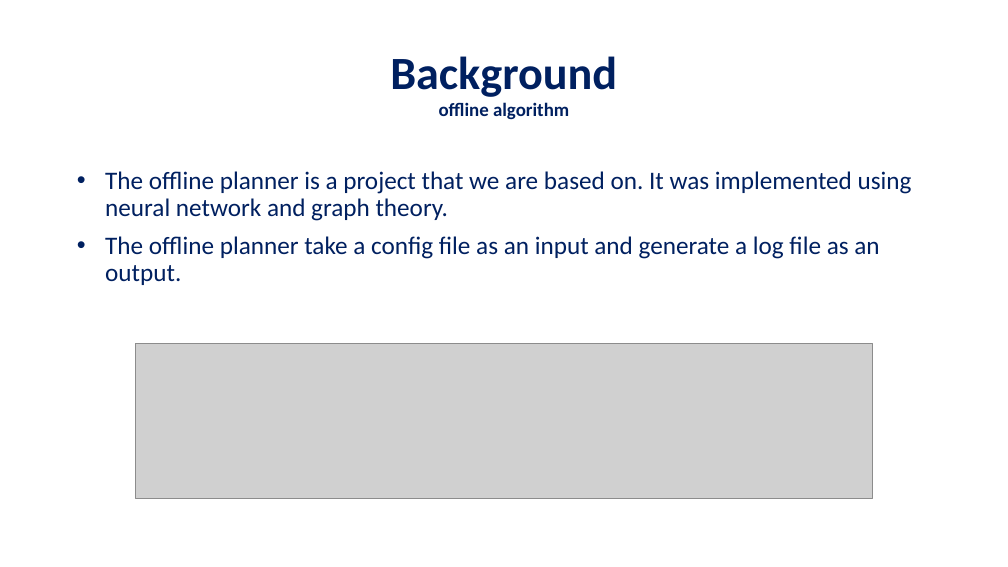
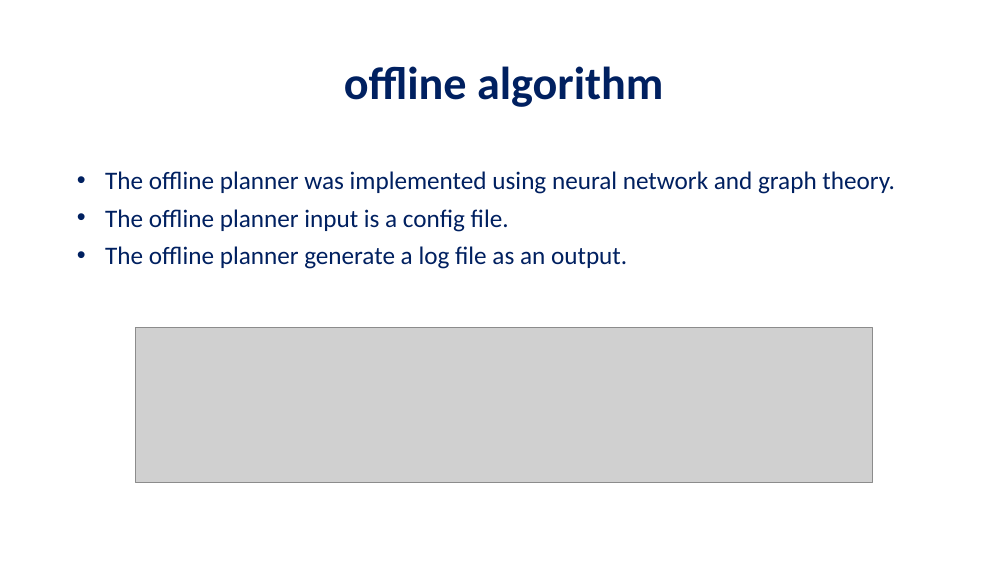
Before and after one commit to Cohen-Yoav/Project-A---Airport-Management, a slide deck: slide 4 of חומר עזר לפרויקט/project_A.pptx (slide 9 before the commit). Drawn at 1008x567 pixels with LibreOffice and Linux fonts; fonts in the diff are those of the drawing; grey boxes stand for pictures; background and template pictures are left out. Boxes give left, top, right and bottom in pixels: in the first picture for what was removed or moved away, otherwise in the second. Text is boxed around its words. In the diff, an @@ line names an element or a change of style, - is before the commit and + after.

```diff
--- a/חומר עזר לפרויקט/project_A.pptx
+++ b/חומר עזר לפרויקט/project_A.pptx
@@ title at <box>344,66,663,107</box>: text changed; size 18 to 44 pt @@
-Background
-offline algorithm
+offline algorithm
@@ text at <box>105,171,894,269</box>: text changed @@
-• The offline planner is a project that we are based on. It was implemented using neural network and graph theory.
-• The offline planner take a config file as an input and generate a log file as an output.
+• The offline planner was implemented using neural network and graph theory.
+• The offline planner input is a config file.
+• The offline planner generate a log file as an output.
@@ picture: place and size @@
-picture at <box>135,343,873,499</box>
+picture at <box>135,327,873,483</box>
```
Also in this commit, not shown: 6 other slides changed, 1 slide added, 2 slides removed.
